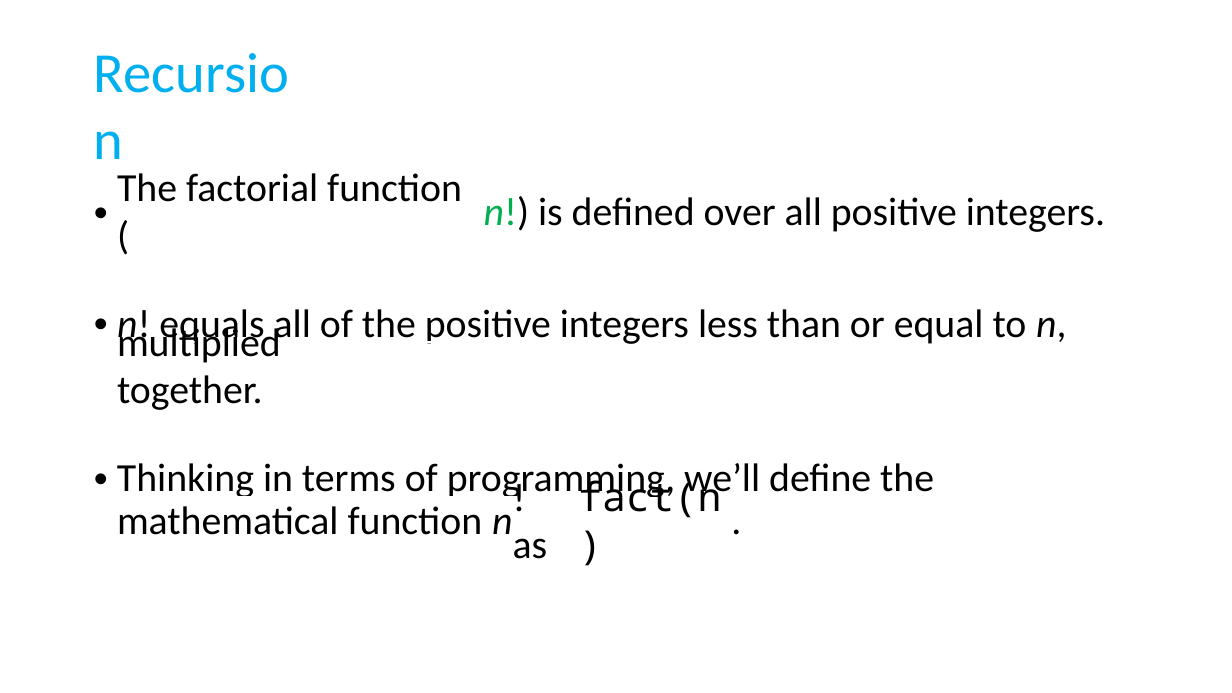
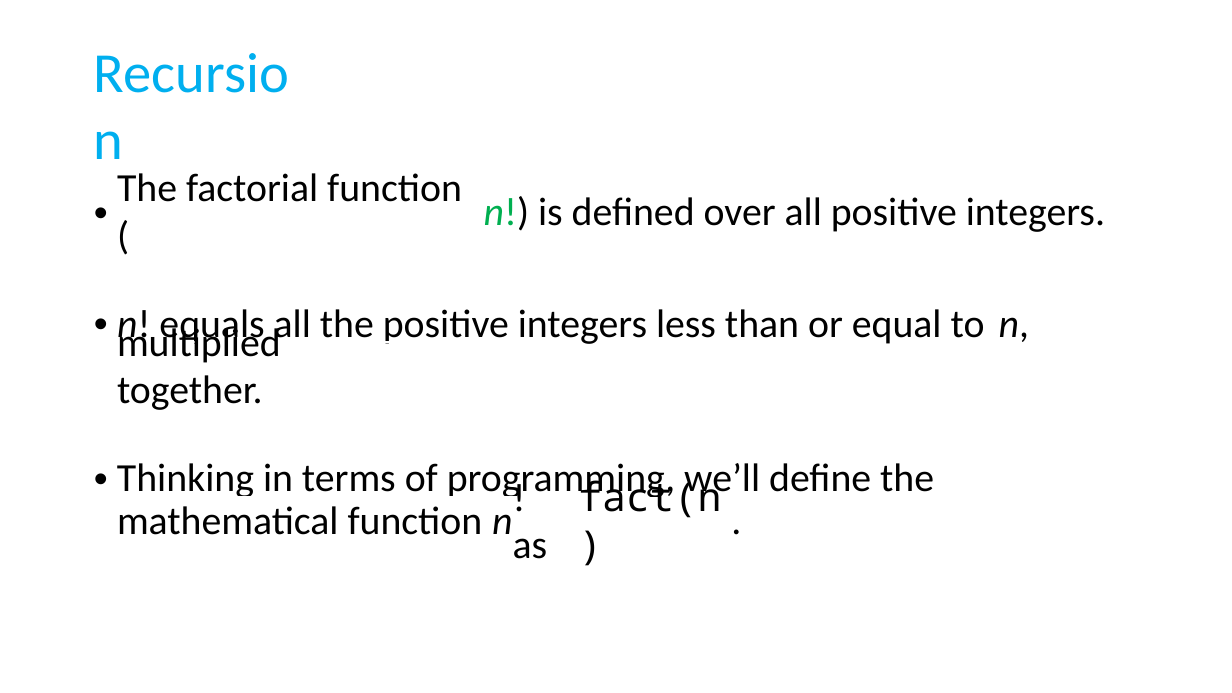
Before and after one commit to SQ4007-2025/website, a slide deck: slide 3 of tutorials/week_4/4.recursion.pptx. Drawn at 1232x693 pixels with LibreOffice and Linux fonts; fonts in the diff are those of the drawing. Boxes give left, top, right and bottom in pixels: in the first picture for what was removed or moved away, otherwise in the second. Text is boxed around its words. In the diff, an @@ line names an element or a change of style, - is before the commit and + after.

```diff
--- a/tutorials/week_4/4.recursion.pptx
+++ b/tutorials/week_4/4.recursion.pptx
@@ text "n": place and size @@
-text "n" at <box>1036,317,1066,342</box>
+text "n" at <box>999,317,1029,342</box>
@@ text ",": place and size @@
-text "," at <box>1057,299,1067,348</box>
+text "," at <box>1019,299,1030,348</box>
@@ text at <box>159,309,985,347</box>: text changed @@
-! equals all of the positive integers less than or equal to
+! equals all the positive integers less than or equal to
```
Also in this commit, not shown: 2 other slides changed.
